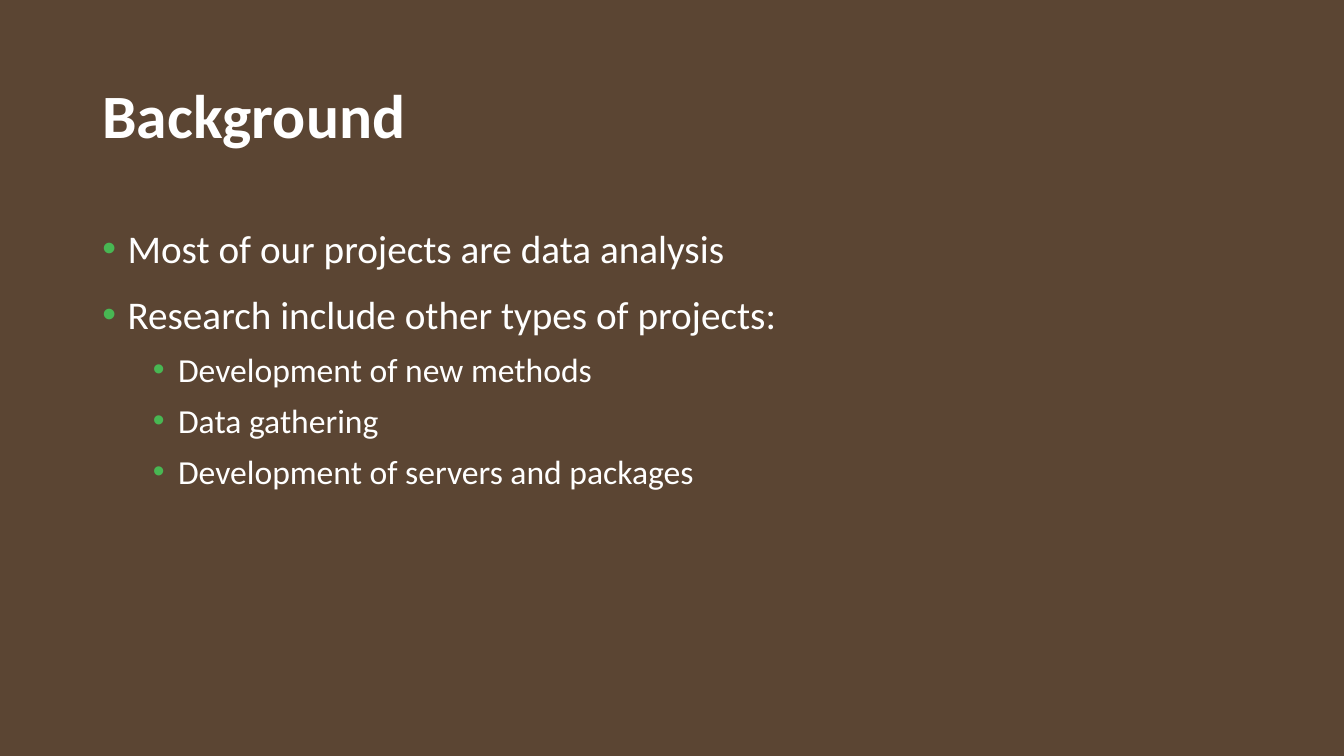
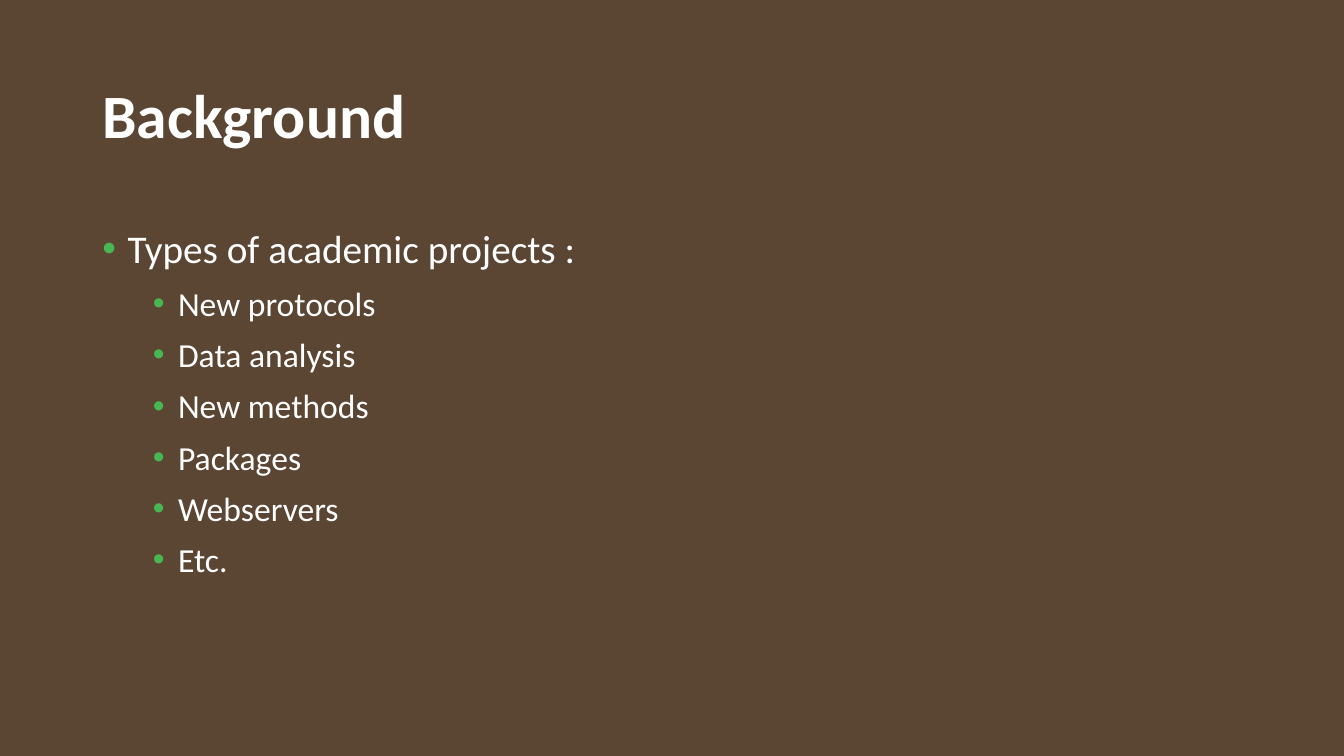
Before and after one commit to JuanParker1/NgsReadClearEngine, a slide deck: slide 2 of design/GenomeFltr_Server_1.pptx. Drawn at 1344x756 pixels with LibreOffice and Linux fonts; fonts in the diff are those of the drawing; background and template pictures are left out. Boxes give left, top, right and bottom in pixels: in the first picture for what was removed or moved away, otherwise in the second. Text is boxed around its words. In the diff, an @@ line names an element or a change of style, - is before the commit and + after.

```diff
--- a/design/GenomeFltr_Server_1.pptx
+++ b/design/GenomeFltr_Server_1.pptx
@@ text at (128, 235, 556, 573): text changed; size 28 to 24 pt @@
-• Most of our projects are data analysis
-• Research include other types of projects:
-  • Development of new methods
-  • Data gathering
-  • Development of servers and packages
+• Types of academic projects :
+  • New protocols
+  • Data analysis
+  • New methods
+  • Packages
+  • Webservers
+  • Etc.
```
Also in this commit, not shown: 1 other slide changed, 15 slides added, 1 slide removed, 1 other file.
